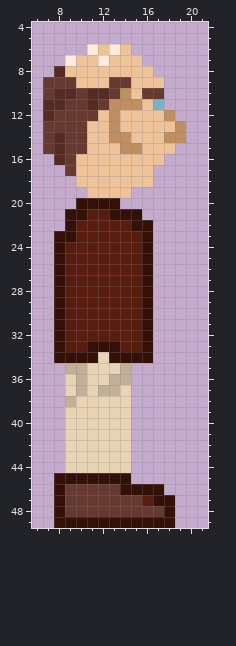
A pixel-art sprite gets an edit: Assets/Sprites/Teacher.png. The picture above is the old version.
The file is 30x50 pixels. Pixels under 10% opacity are left out. Shown: x 6..21, y 4..49.
And afterwards:
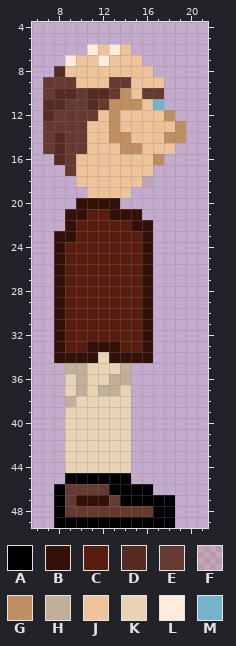
Palette (. is transparent): A #000000  B #331109  C #591d10  D #562b24  E #663931  F #bf8f6232  G #bf8f62  H #c1b097  J #eec39a  K #e8d4b5  L #ffecda  M #75b5cc
What changed:
y 16: x 17 J -> G
y 18: x 16 J -> F
y 45: x 8..14 BBBBBBB -> .AAAAAA
y 46: x 8 B -> A; x 13..17 EBBBB -> AAAA.
y 47: x 8 B -> A; x 10..12 EEE -> BBB; x 14..18 EECBB -> AAAAA
y 48: x 8 B -> A; x 17..18 EB -> AA
y 49: x 8..18 BBBBBBBBBBB -> AAAAAAAAAAA
